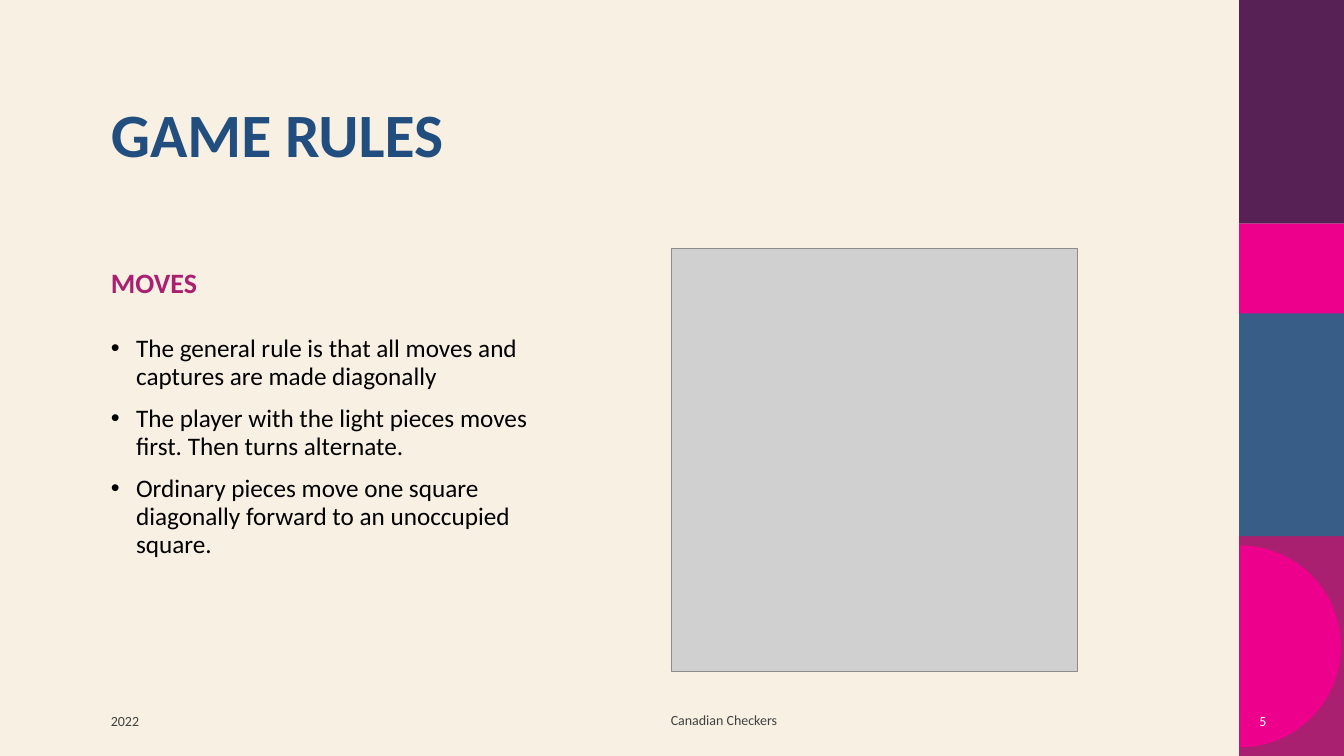
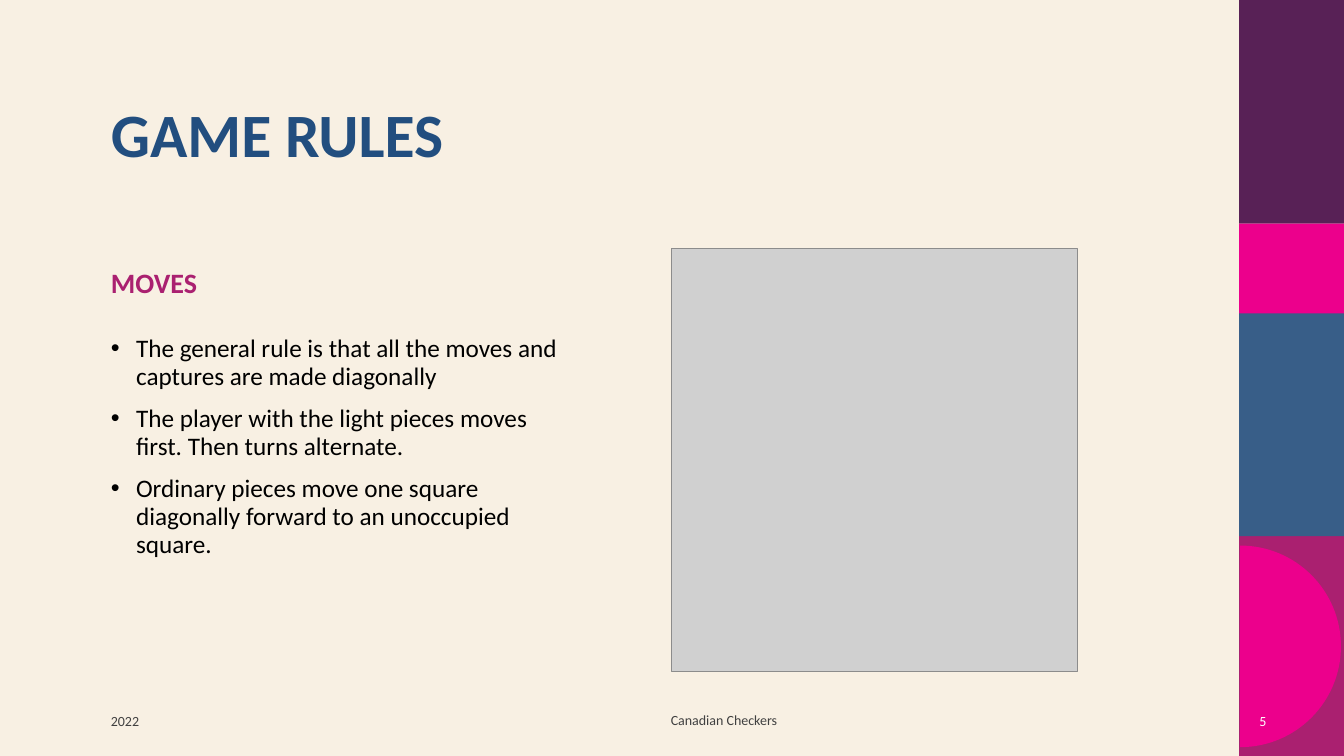
Before and after one commit to talhaibnmahmud/artificial-intelligence, a slide deck: slide 5 of Lab-4/Canadian Checkers.pptx. Drawn at 1344x756 pixels with LibreOffice and Linux fonts; fonts in the diff are those of the drawing; grey boxes stand for pictures; background and template pictures are left out. Boxes give left, top, right and bottom in pixels: in the first picture for what was removed or moved away, otherwise in the second. Text is boxed around its words. In the diff, an @@ line names an element or a change of style, - is before the commit and + after.

```diff
--- a/Lab-4/Canadian Checkers.pptx
+++ b/Lab-4/Canadian Checkers.pptx
@@ text at [136, 339, 557, 390]: text changed @@
-• The general rule is that all moves and captures are made diagonally
+• The general rule is that all the moves and captures are made diagonally
```
Also in this commit, not shown: 1 other slide changed, 1 other file.
